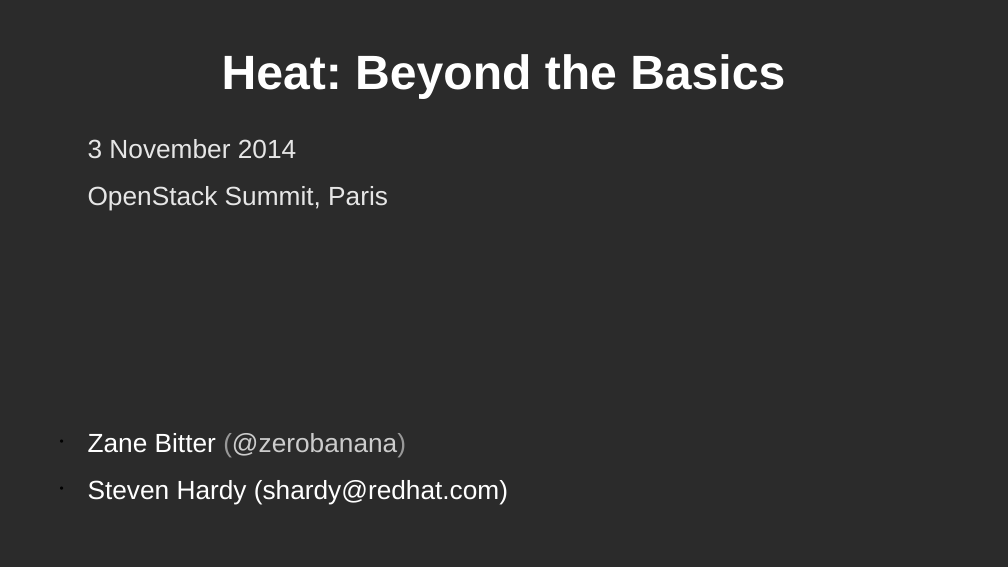
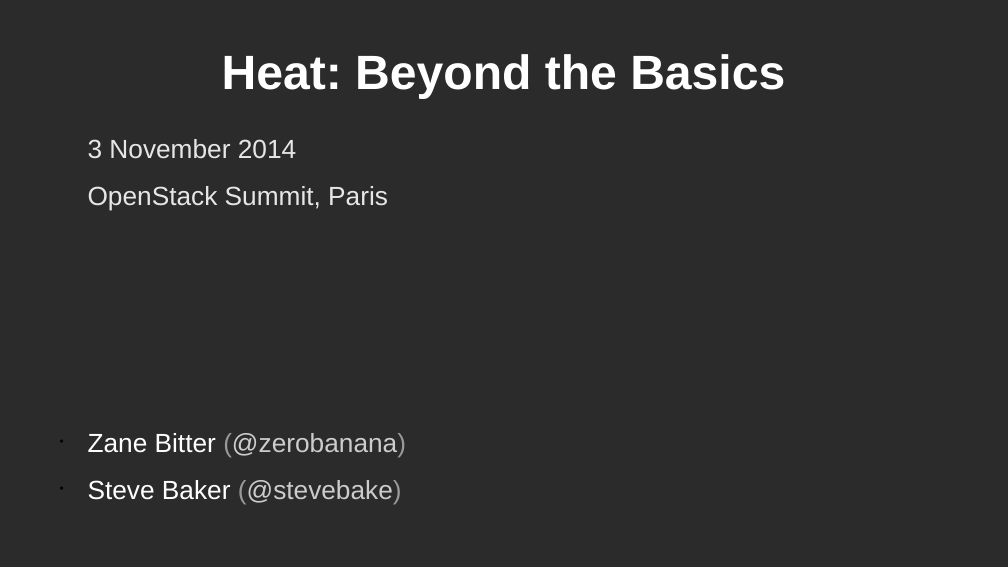
Before and after one commit to zaneb/presentations, a slide deck: slide 1 of Heat_Beyond_Basics.odp. Drawn at 1008x567 pixels with LibreOffice and Linux fonts; fonts in the diff are those of the drawing; background and template pictures are left out; a plain dark background stands for a picture behind light text. Boxes give left, top, right and bottom in pixels: in the first picture for what was removed or moved away, otherwise in the second. Text is boxed around its words. In the diff, an @@ line names an element or a change of style, - is before the commit and + after.

Commit message:
Fix up fonts and switch Steves

```diff
--- a/Heat_Beyond_Basics.odp
+++ b/Heat_Beyond_Basics.odp
@@ text at (88, 480, 402, 504): text changed @@
-• Steven Hardy (shardy@redhat.com)
+• Steve Baker (@stevebake)
```
Also in this commit, not shown: 6 other slides changed.
